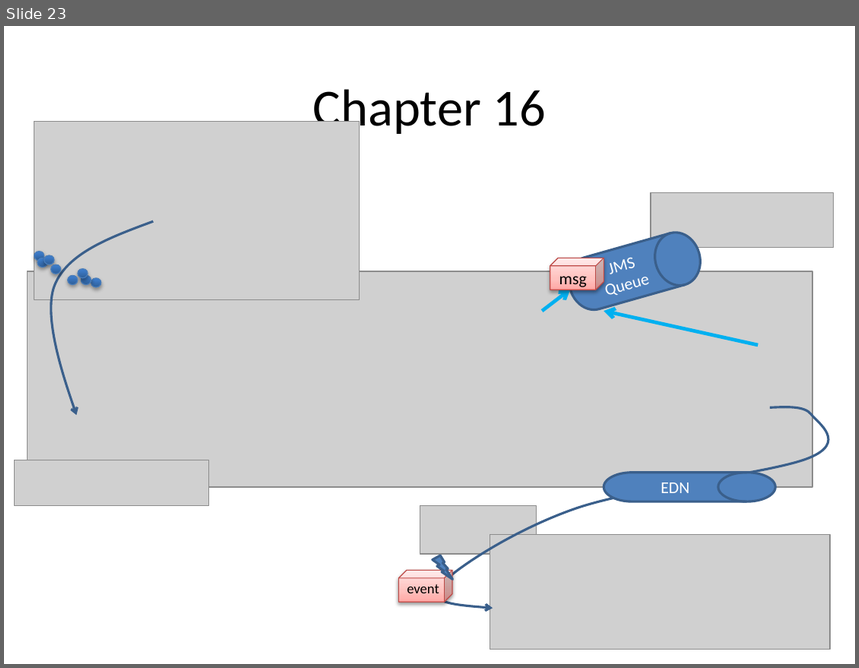
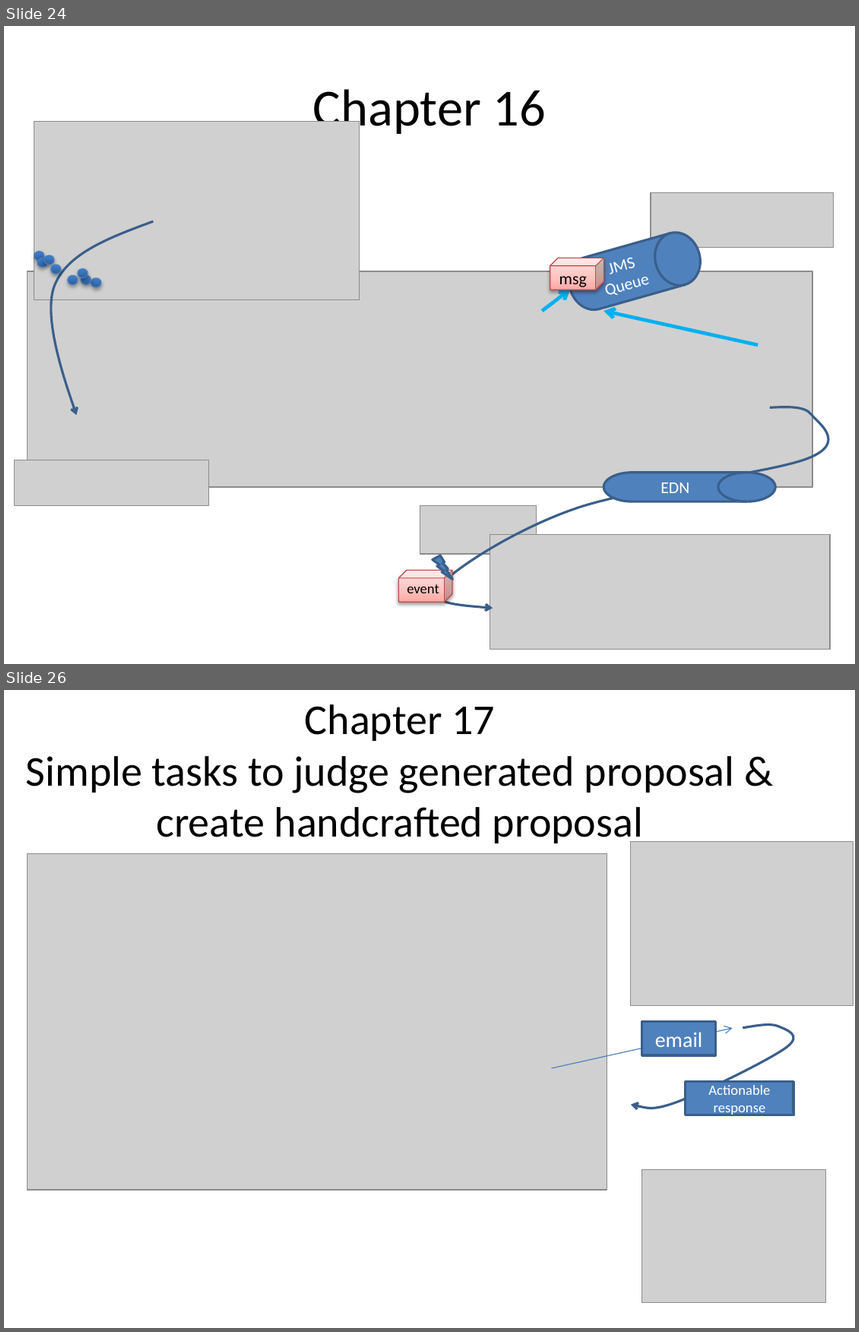
Before and after one commit to lucasjellema/soasuitehandbook, a slide deck: ChapterOverviews_picturesOfService.pptx. Shown one above the other, each under a label of ours: slide 23 before the commit, slides 24 and 26 after it; the slides between them are not shown. The pictures are 859x668 and 859x1332 pixels, drawn with LibreOffice and Linux fonts; fonts in the diff are those of the drawing; grey boxes stand for pictures. Boxes give left, top, right and bottom in pixels: in the first picture for what was removed or moved away, otherwise in the second. Text is boxed around its words. In the diff, an @@ line names an element or a change of style, - is before the commit and + after.

```diff
--- a/ChapterOverviews_picturesOfService.pptx
+++ b/ChapterOverviews_picturesOfService.pptx
@@ slide 26 added at (4,690,855,1328), background #FFFFFF @@
@@ title added at (26,704,735,847), 36 pt, text #000000 @@
+Chapter 17
+Simple tasks to judge generated proposal & create handcrafted proposal
@@ picture added at (630,841,853,1006) @@
@@ picture added at (28,854,607,1191) @@
@@ arrow added from (551, 1068) to (733, 1028), #4B7EBC 0.75 pt @@
@@ freeform shape added at (630,1024,793,1107), outline #3A5F8C 2 pt @@
@@ rectangle added at (642,1022,716,1055), fill #4F81BD, outline #3A5F8C 2 pt, 18 pt, text #FFFFFF @@
+email
@@ rectangle added at (686,1081,794,1115), fill #4F81BD, outline #3A5F8C 2 pt, 12 pt, text #FFFFFF @@
+Actionable response
@@ picture added at (642,1170,826,1303) @@
@@ what was slide 23 is now slide 24 @@
```
Also in this commit, not shown: 7 other slides added, 1 slide removed, 3 other files.
